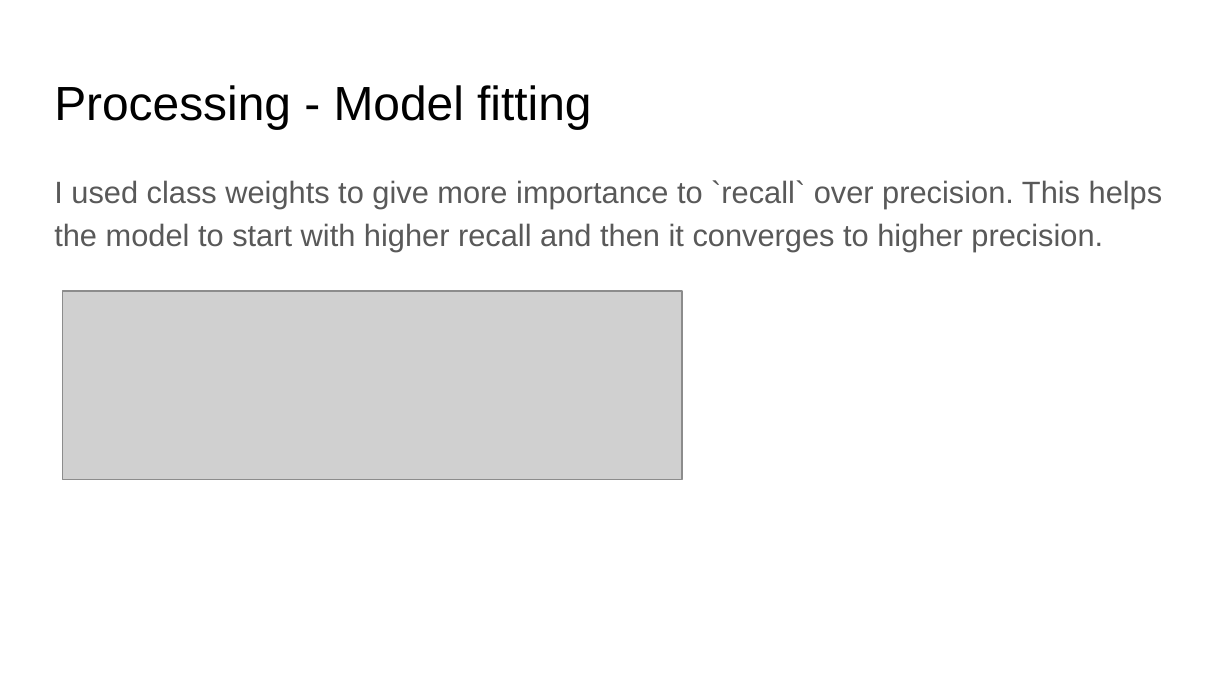
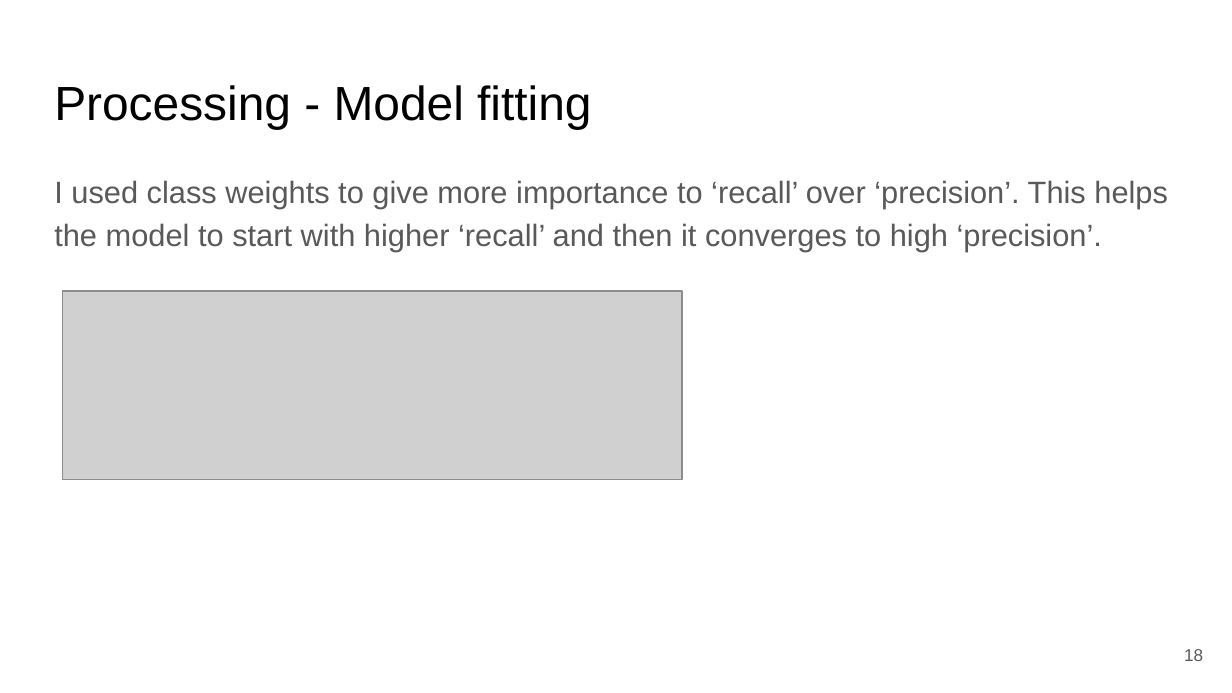
Before and after one commit to bnasr/FFN-CaseStudy, a slide deck: slide 18 of DS Growth Case Study.pptx. Drawn at 1232x693 pixels with LibreOffice and Linux fonts; fonts in the diff are those of the drawing; grey boxes stand for pictures. Boxes give left, top, right and bottom in pixels: in the first picture for what was removed or moved away, otherwise in the second. Text is boxed around its words. In the diff, an @@ line names an element or a change of style, - is before the commit and + after.

```diff
--- a/DS Growth Case Study.pptx
+++ b/DS Growth Case Study.pptx
@@ text at [54, 180, 1168, 252]: text changed @@
-I used class weights to give more importance to `recall` over precision. This helps the model to start with higher recall and then it converges to higher precision.
+I used class weights to give more importance to ‘recall’ over ‘precision’. This helps the model to start with higher ‘recall’ and then it converges to high ‘precision’.
@@ page number added at [1184, 649, 1203, 661], 10 pt, text #595959 @@
+18
```
Also in this commit, not shown: 23 other slides changed, 1 slide added, 1 other file.
